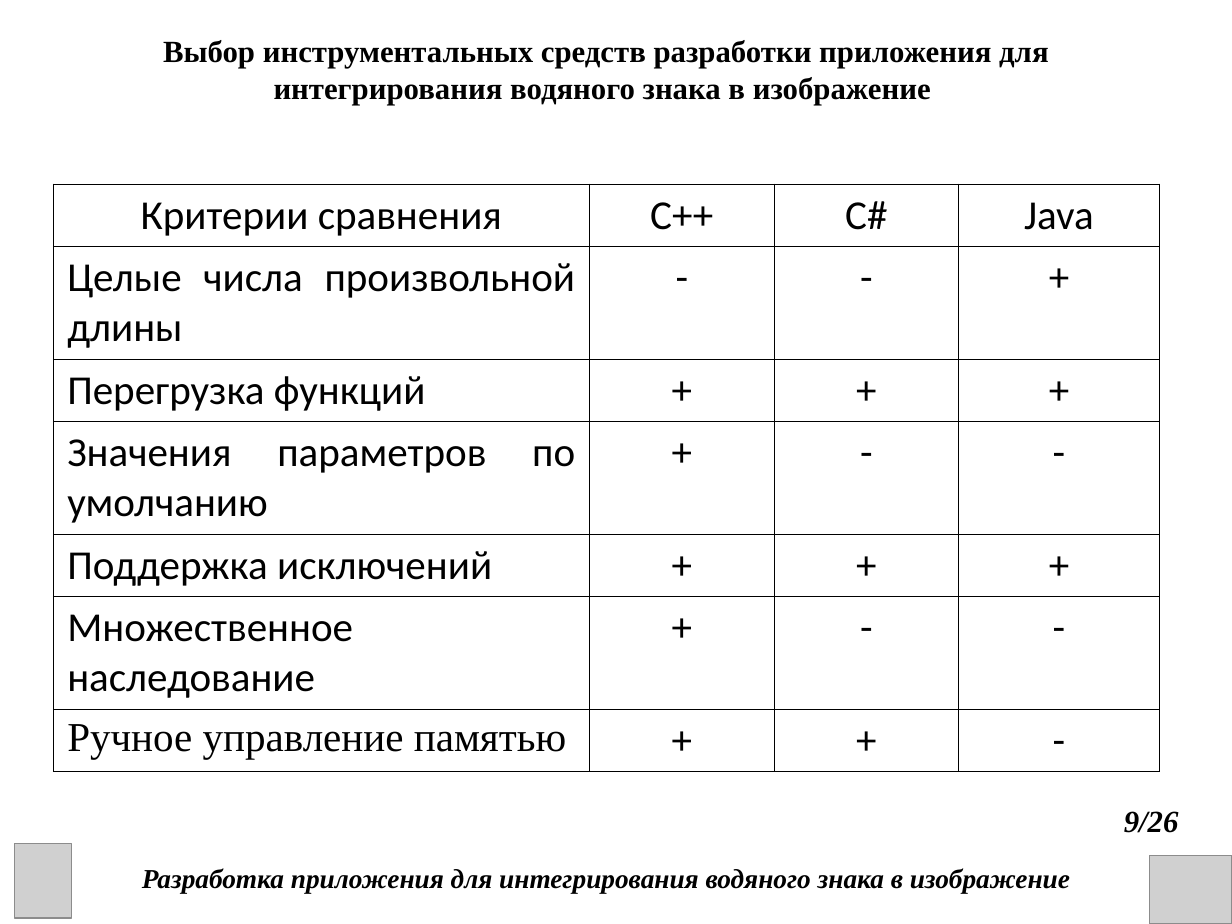
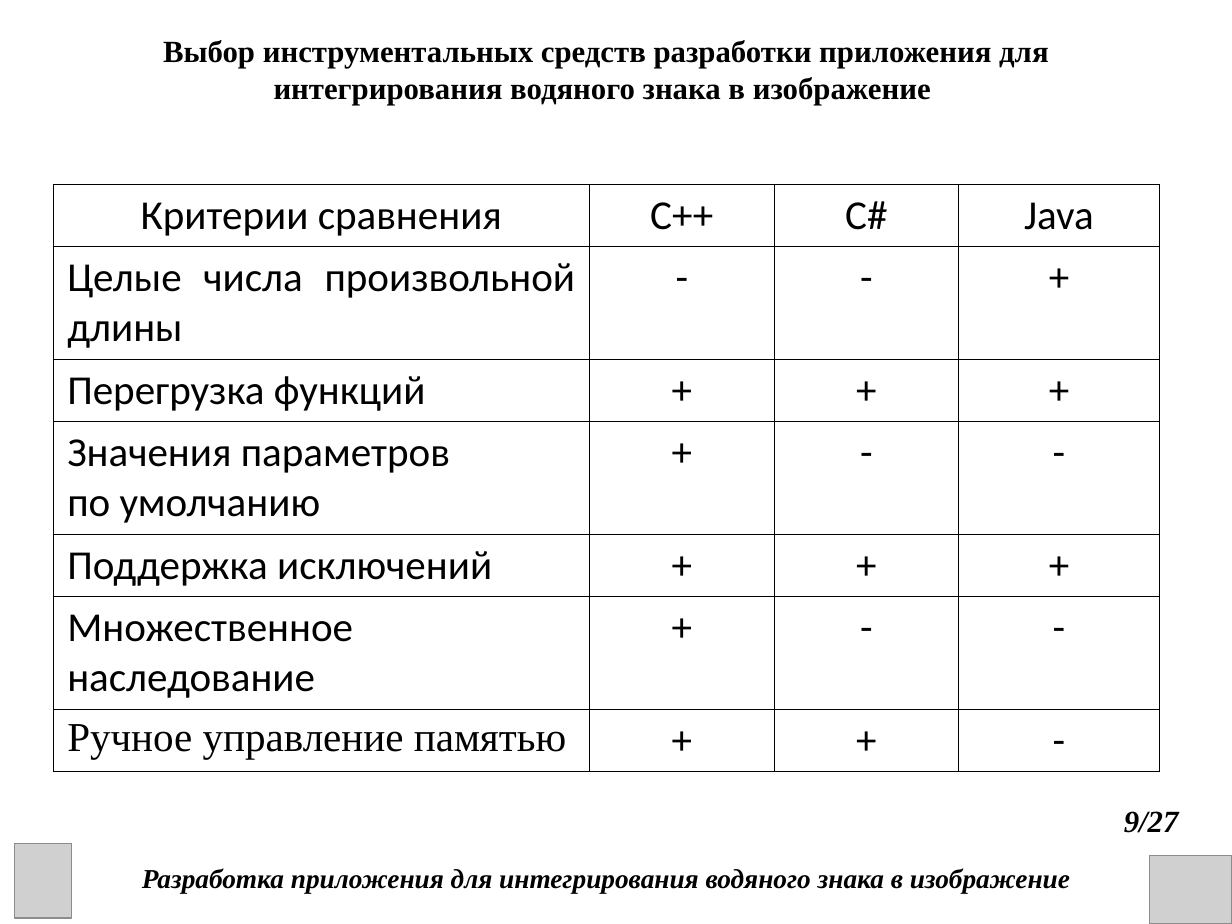
Before and after one commit to DanChoys1/DanChoys, a slide deck: slide 9 of КП презентация.ppt. Drawn at 1232x924 pixels with LibreOffice and Linux fonts; fonts in the diff are those of the drawing; grey boxes stand for pictures. Boxes give left, top, right and bottom in pixels: in the first picture for what was removed or moved away, otherwise in the second. Text is boxed around its words. In the diff, an @@ line names an element or a change of style, - is before the commit and + after.

```diff
--- a/КП презентация.ppt
+++ b/КП презентация.ppt
@@ table at bbox=[53, 184, 1159, 763] @@
-row 4, column 1: Значения параметров по умолчанию
+row 4, column 1: Значения параметров / по умолчанию
@@ text at bbox=[1124, 811, 1179, 833]: text changed @@
-9/26
+9/27
```
Also in this commit, not shown: 24 other slides changed, 1 slide added, 6 other files.
